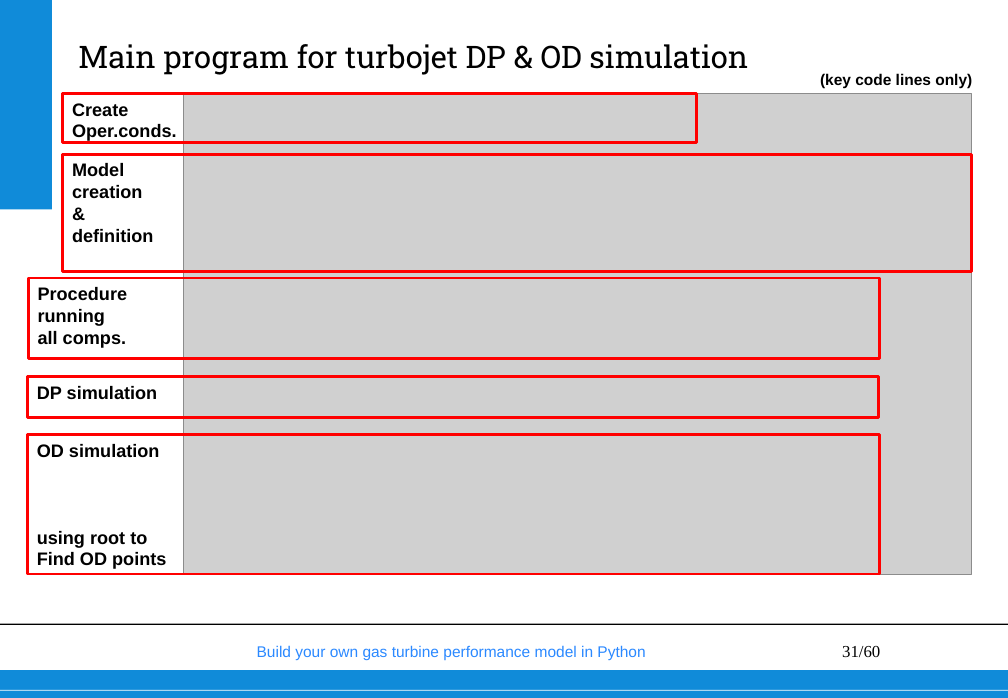
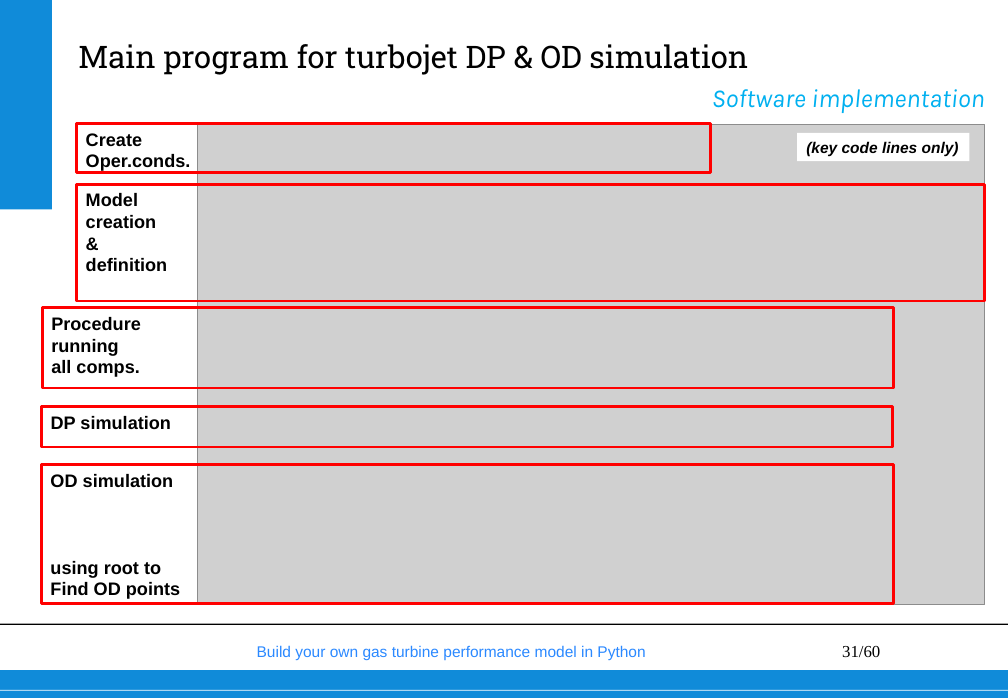
Before and after one commit to wvisser1958/GSPy, a slide deck: slide 31 of doc/Build your own gas turbine performance model from scratch.pptx. Drawn at 1008x698 pixels with LibreOffice and Linux fonts; fonts in the diff are those of the drawing; grey boxes stand for pictures; background and template pictures are left out. Boxes give left, top, right and bottom in pixels: in the first picture for what was removed or moved away, otherwise in the second. Text is boxed around its words. In the diff, an @@ line names an element or a change of style, - is before the commit and + after.

```diff
--- a/doc/Build your own gas turbine performance model from scratch.pptx
+++ b/doc/Build your own gas turbine performance model from scratch.pptx
@@ text added at [712,89,984,113], 20 pt, text #00B0F0, italic @@
+Software implementation
@@ 5 rectangles, 1 picture: place and size @@
-5 rectangles, 1 picture at [28,93,972,574]
+5 rectangles, 1 picture at [41,124,985,605]
@@ rectangle "(key code lines only)": place and size @@
-rectangle "(key code lines only)" at [811,65,983,93]
+rectangle "(key code lines only)" at [797,133,969,161]
@@ rectangle "(key code lines only)" at [797,133,969,161]: italic on @@
```
Also in this commit, not shown: 5 other slides changed, 12 slides added, 4 slides removed, 2 other files.
